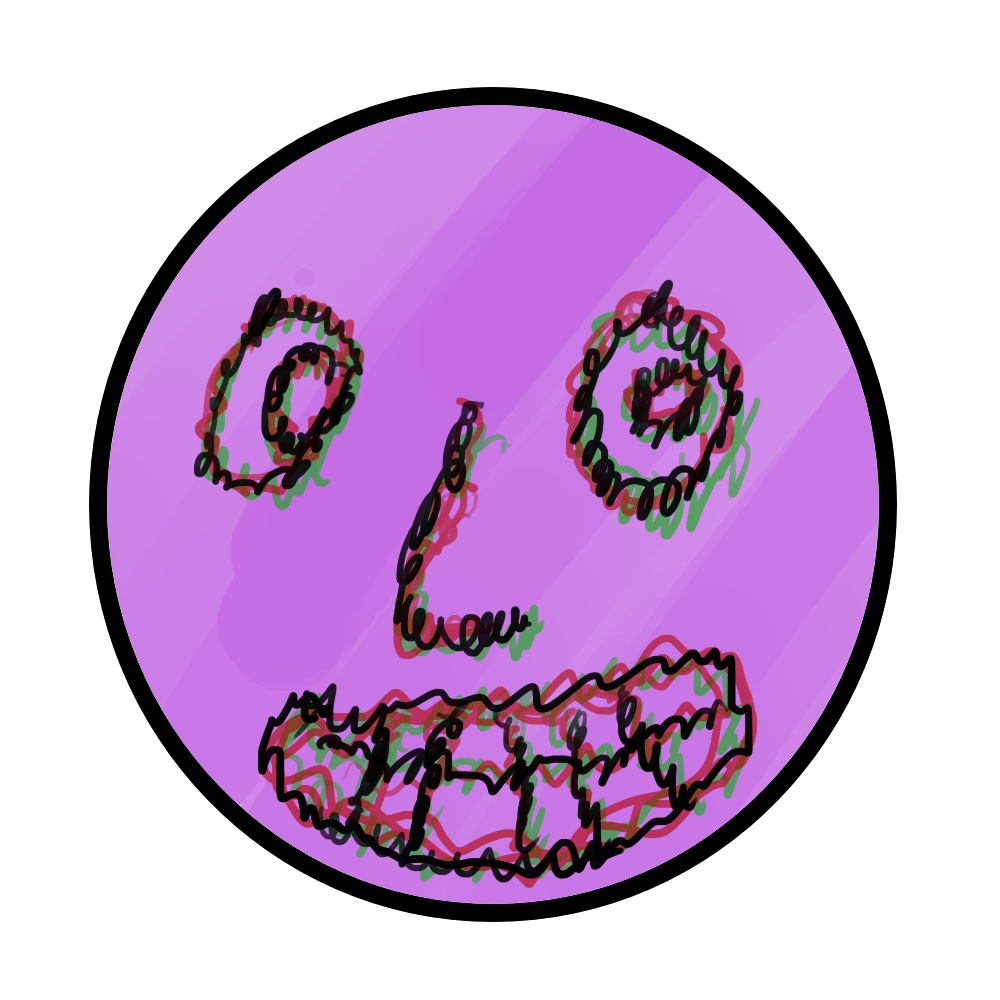
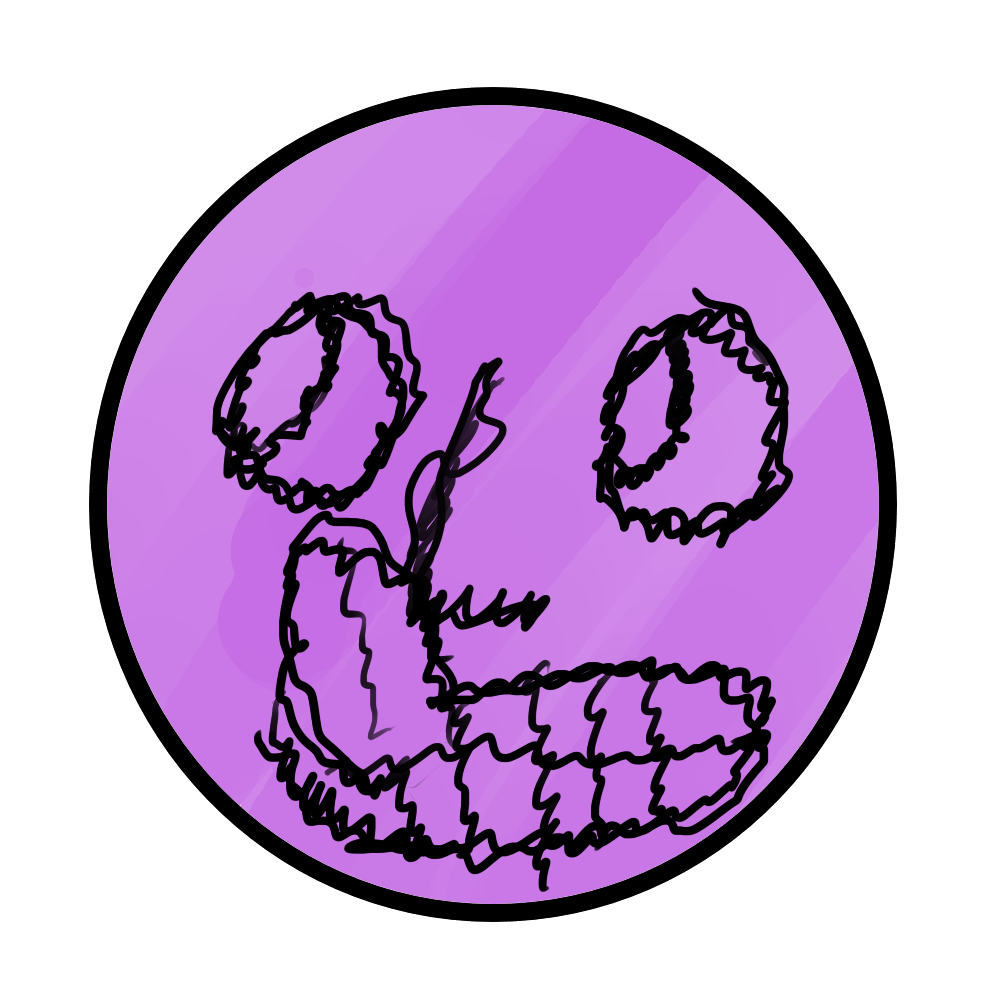
Revision of a layered w=1000, h=1000 image; what changed, layer by layer:
pixels changed over [194, 279, 794, 893] (layer not identified)
